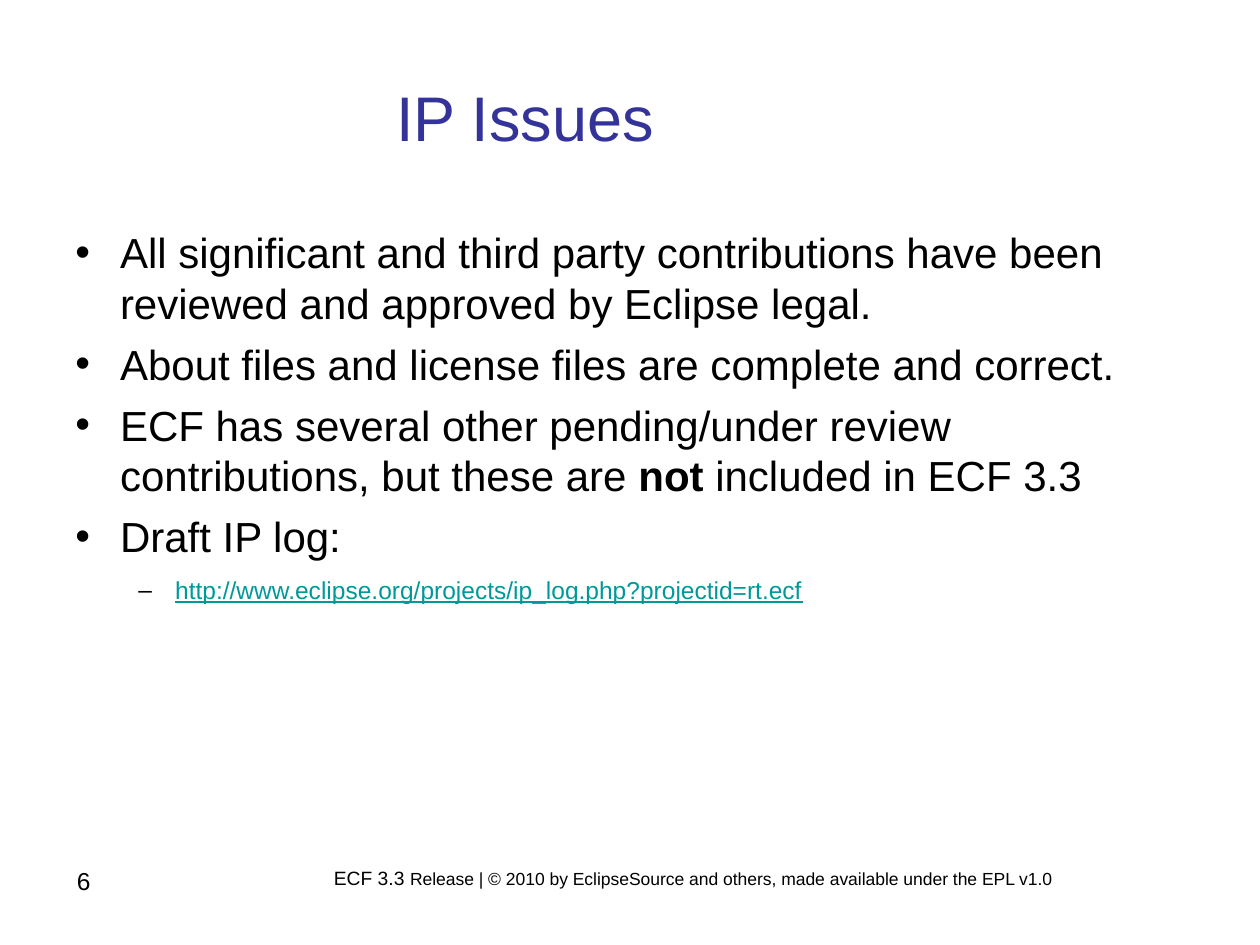
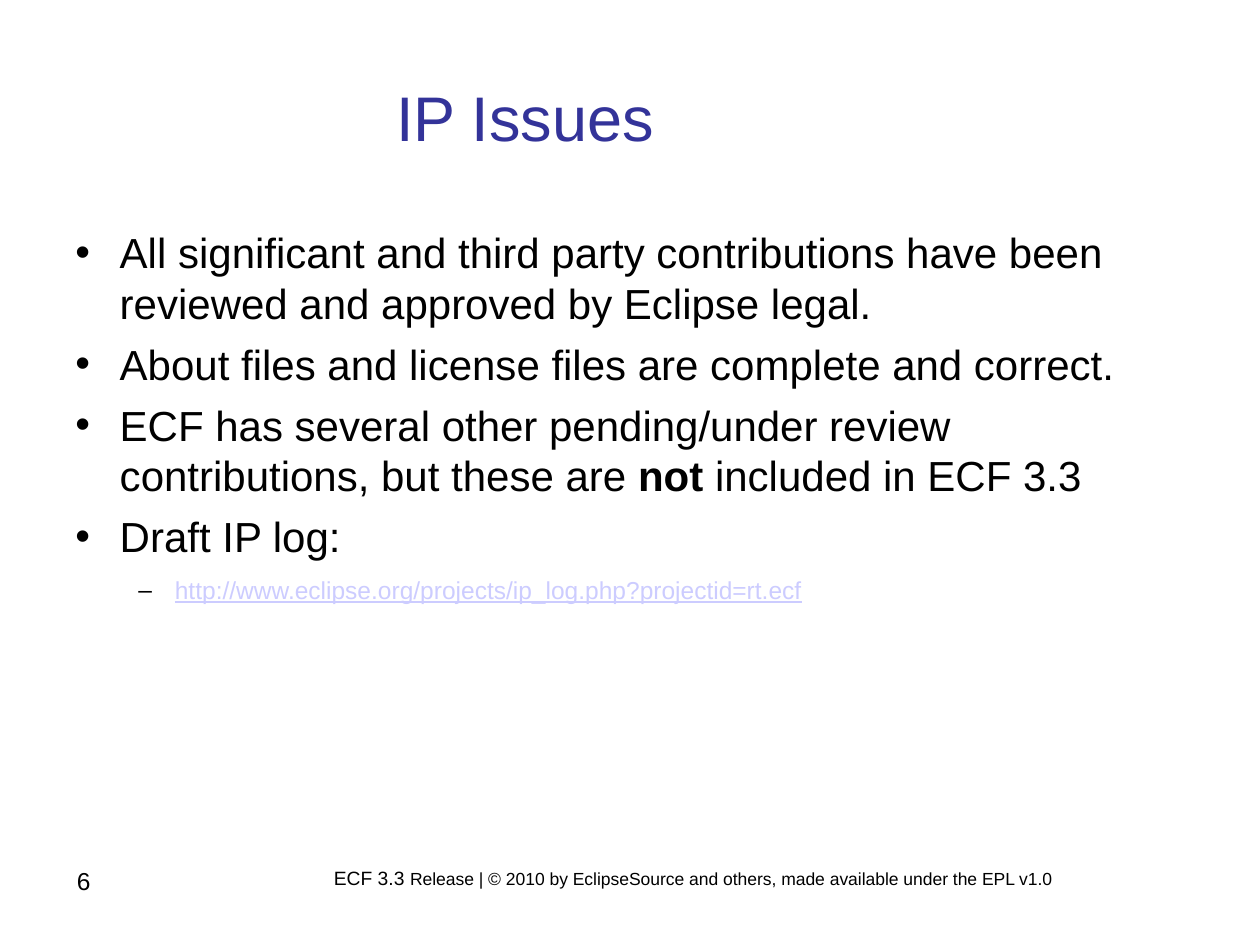
Before and after one commit to eclipse/ecf-website, a slide deck: slide 6 of reviews/ECF_Project_3.3_Release_Review.ppt. Drawn at 1260x945 pixels with LibreOffice and Linux fonts; fonts in the diff are those of the drawing; background and template pictures are left out. Boxes give left, top, right and bottom in pixels: in the first picture for what was removed or moved away, otherwise in the second. Text is boxed around its words. In the diff, an @@ line names an element or a change of style, - is before the commit and + after.

```diff
--- a/reviews/ECF_Project_3.3_Release_Review.ppt
+++ b/reviews/ECF_Project_3.3_Release_Review.ppt
@@ text at (x1=175, y1=582, x2=801, y2=604): text colour #009999 to #CCCCFF in "http://www.eclipse.org/projects/ip_log.php?projectid=rt.ecf" @@
```
Also in this commit, not shown: 7 other slides changed, 1 other file.
